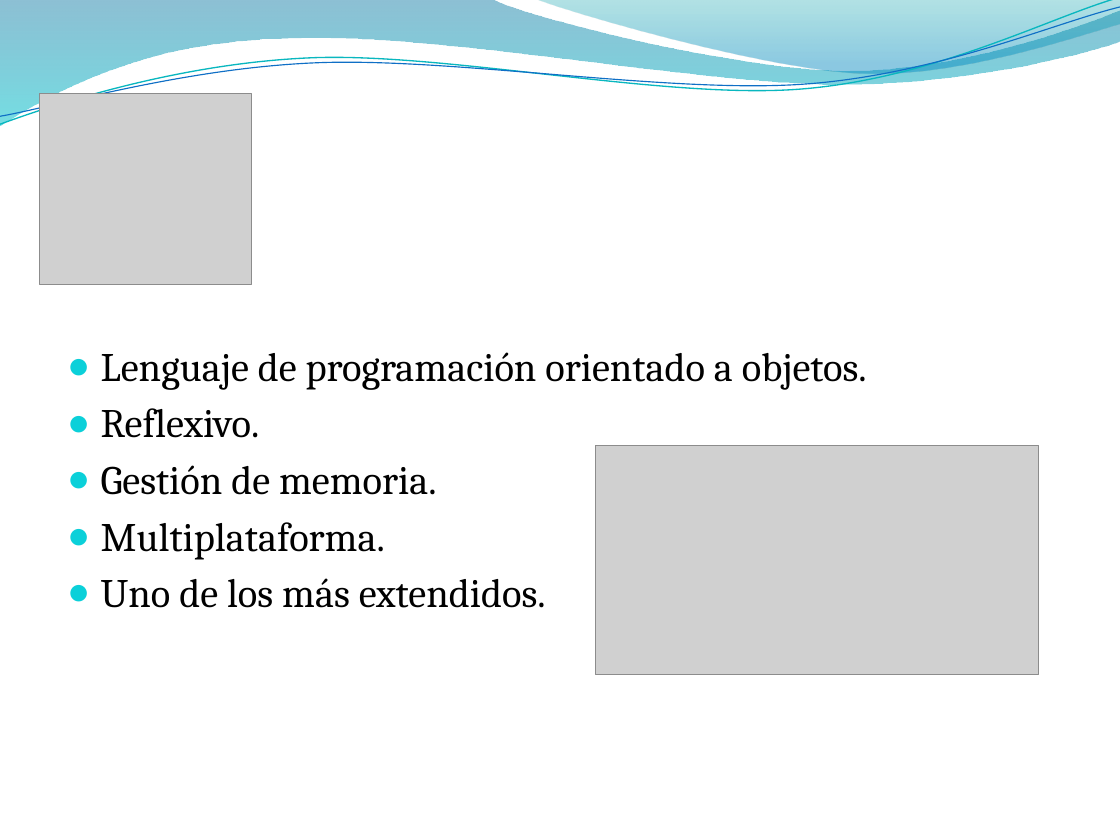
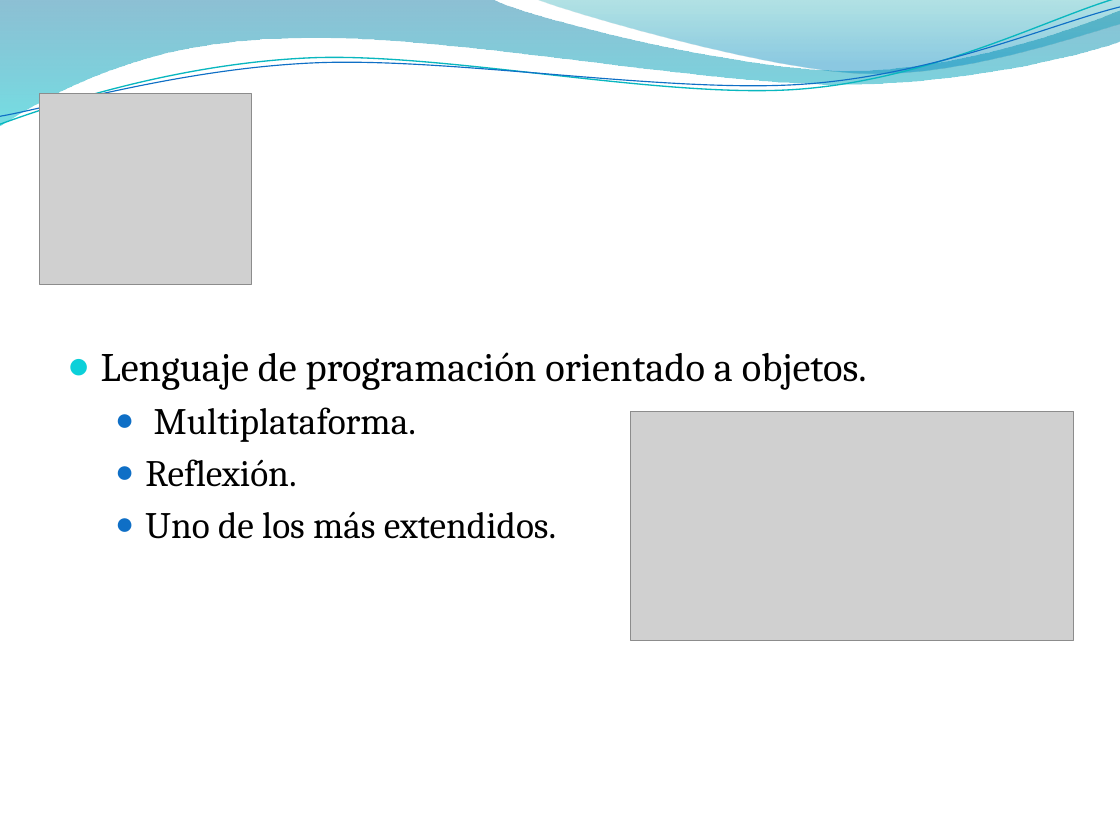
Before and after one commit to DiegoArranzGarcia/JavaTracer, a slide deck: slide 2 of JavaTracer/Analizador orientado a métodos para aplicaciones Java.pptx. Drawn at 1120x840 pixels with LibreOffice and Linux fonts; fonts in the diff are those of the drawing; grey boxes stand for pictures; background and template pictures are left out. Boxes give left, top, right and bottom in pixels: in the first picture for what was removed or moved away, otherwise in the second. Text is boxed around its words. In the diff, an @@ line names an element or a change of style, - is before the commit and + after.

```diff
--- a/JavaTracer/Analizador orientado a métodos para aplicaciones Java.pptx
+++ b/JavaTracer/Analizador orientado a métodos para aplicaciones Java.pptx
@@ text at (101, 408, 437, 495): paragraphs removed @@
-● Reflexivo.
-● Gestión de memoria.
@@ text at (145, 407, 557, 539): size 26 to 24 pt in "Multiplataforma.", "Uno de los más extendidos."; list level 1 to 2 in "Multiplataforma."; bullet colour #0BD0D9 to #0F6FC6; list level 1 to 2 in "Uno de los más extendidos." @@
@@ picture: place and size @@
-picture at (595, 446, 1038, 675)
+picture at (631, 411, 1074, 641)
@@ text at (145, 459, 296, 487): paragraph added @@
+  ● Reflexión.
```
Also in this commit, not shown: 6 other slides changed, 1 slide added, 2 slides removed, 1 other file.
